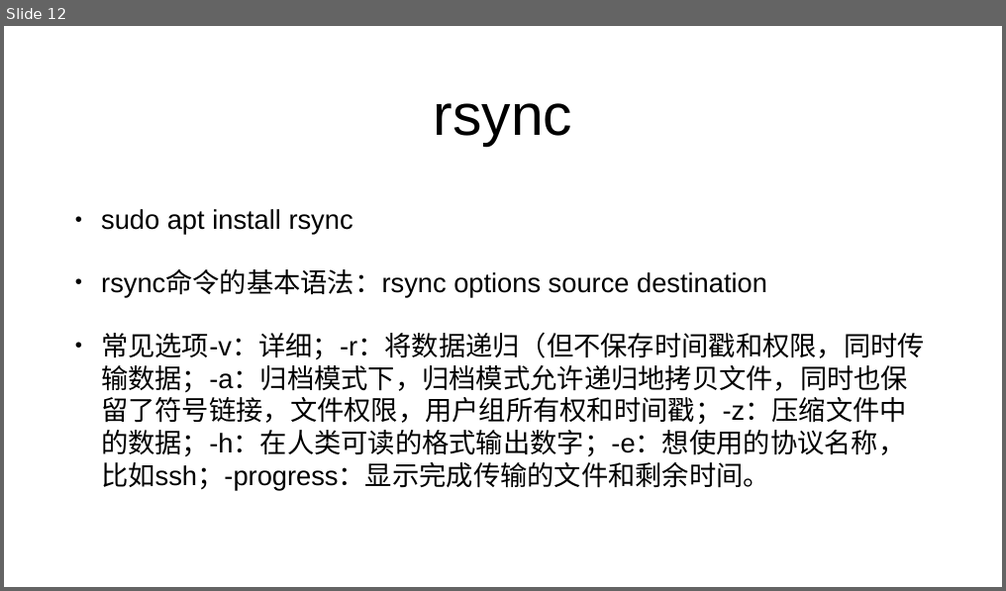
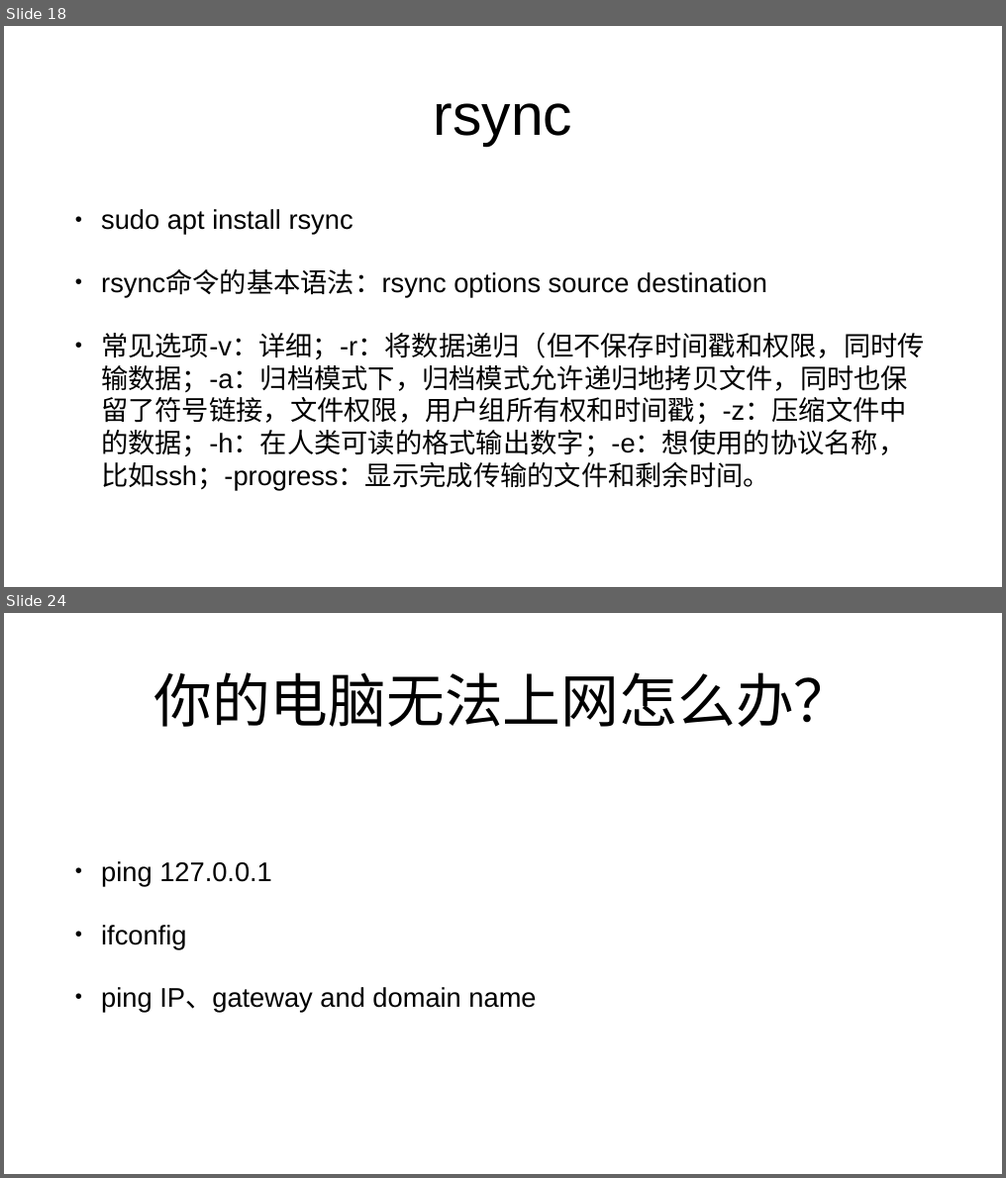
Before and after one commit to mengning/linuxstart, a slide deck: L10/Linux常见试题解析.pptx. Shown one above the other, each under a label of ours: slide 12 before the commit, slides 18 and 24 after it; the slides between them are not shown. The pictures are 1006x591 and 1006x1178 pixels, drawn with LibreOffice and Linux fonts; fonts in the diff are those of the drawing. Boxes give left, top, right and bottom in pixels: in the first picture for what was removed or moved away, otherwise in the second. Text is boxed around its words. In the diff, an @@ line names an element or a change of style, - is before the commit and + after.

```diff
--- a/L10/Linux常见试题解析.pptx
+++ b/L10/Linux常见试题解析.pptx
@@ slide 24 added at [4,613,1002,1174], background #FFFFFF @@
@@ title added at [153,672,851,727], 112 pt, text #000000 @@
+你的电脑无法上网怎么办？
@@ text added at [101,861,536,1012], 52 pt, text #000000 @@
+• ping 127.0.0.1
+• ifconfig
+• ping IP、gateway and domain name
@@ what was slide 12 is now slide 18 @@
```
Also in this commit, not shown: 3 slides changed, 10 other slides added.
